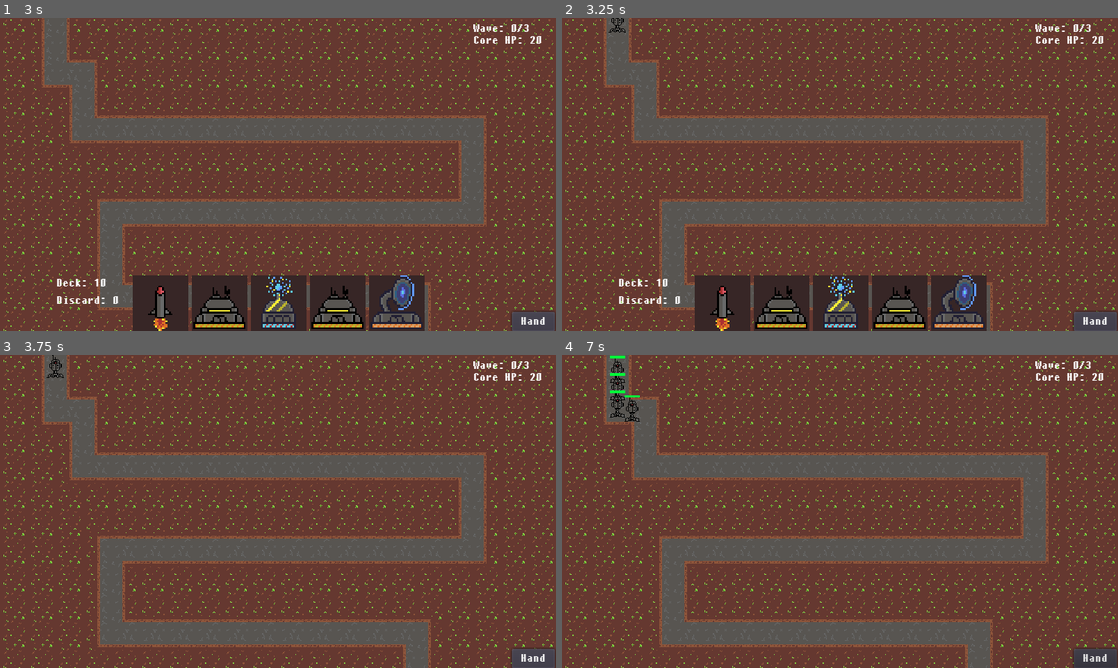
Above: before the commit, frames 1-4 (two rows, left to right).
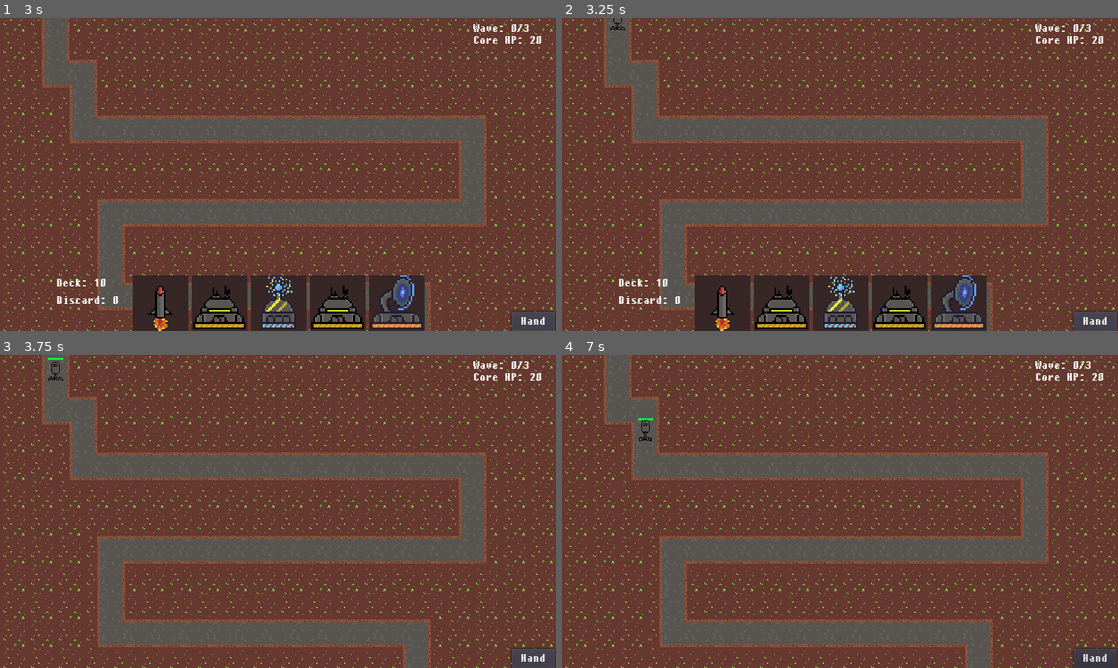
Above: after the commit, the same moments.

Repository: TylerPelaez/TowerCard
Game: Godot game, scene res://Menu/Menu.tscn
The game is run twice, just before and just after one commit, with the same random seed, the same clock (stepped at 60 frames per second) and the same inputs. Sound files missing from this copy of the repository are replaced by a short silence.
Inputs (mouse positions are in pixels of both pictures, inside the frame that each line leads up to):
- Up to frame 1 (3 s): click "Start" at 0.5 s; click "Hand" at 1.25 s; click "Start Wave" at 2 s; click "Hand" at 2.75 s
- Up to frame 2 (3.25 s): no input
- Up to frame 3 (3.75 s): click "Hand" at 3.5 s
- Up to frame 4 (7 s): move the mouse to (962, 495) at 4.27 s; tap Space (start_wave, bound only before the commit) at 4.35, 5.3, 6.05, 6.6 s; click (962, 495) at 4.42 s; move the mouse to (728, 527) at 5.02 s; click (728, 527) at 5.1 s; move the mouse to (895, 442) at 5.77 s; tap R (rotate) at 5.85 s; click (895, 442) at 5.92 s; move the mouse to (812, 574) at 6.52 s; click (812, 574) at 6.67 s

Frame 1 is identical in both runs. In frame 2, less than 0.1% of the frame differs, in the area x 8-12%, y 0-5%; in frame 3, less than 0.1%; in frame 4, 0.4%, in the area x 8-17%, y 0-28%.

Commit message:
Card Reward Draft

Diff:
--- a/Enemies/LevelWaveConfigs.gd
+++ b/Enemies/LevelWaveConfigs.gd
@@ -13,7 +13,7 @@
 const DATA = {
 	LevelConfig.TestLevel: [
 		[
-			{Tank: 5},
+			{Basic: 1},
 		],
 		[
 			{Basic: 15}
--- /dev/null
+++ b/UI/CardReward.gd
@@ -0,0 +1,37 @@
+extends HBoxContainer
+
+signal show_tooltip(tooltip_text)
+signal hide_tooltip
+signal card_clicked(ui_card)
+
+const UICardScene: PackedScene = preload("res://Cards/UICard.tscn")
+
+var size_limit = 2
+
+func _ready():
+	pass
+
+func add_card(cardData: Card):
+	if get_child_count() >= size_limit:
+		return
+
+	var uiCard: UICard = UICardScene.instance()
+	add_child(uiCard)
+	uiCard.initialize(cardData)
+
+	uiCard.connect("show_tooltip", self, "_on_ShowTooltip")
+	uiCard.connect("hide_tooltip", self, "_on_HideTooltip")
+	uiCard.connect("clicked", self, "_on_CardClicked")
+
+func clear():
+	for child in get_children():
+		child.queue_free()
+
+func _on_ShowTooltip(tooltip_text):
+	emit_signal("show_tooltip", tooltip_text)
+
+func _on_HideTooltip():
+	emit_signal("hide_tooltip")
+
+func _on_CardClicked(uiCard: UICard) -> void:
+	emit_signal("card_clicked", uiCard)
--- /dev/null
+++ b/UI/CardReward.tscn
@@ -0,0 +1,15 @@
+[gd_scene load_steps=2 format=2]
+
+[ext_resource path="res://UI/CardReward.gd" type="Script" id=1]
+
+[node name="CardReward" type="HBoxContainer"]
+margin_right = 132.0
+margin_bottom = 64.0
+grow_horizontal = 2
+grow_vertical = 2
+size_flags_horizontal = 0
+size_flags_vertical = 0
+script = ExtResource( 1 )
+__meta__ = {
+"_edit_use_anchors_": false
+}
--- /dev/null
+++ b/UI/CardRewardScreen.gd
@@ -0,0 +1,40 @@
+extends Control
+
+signal show_tooltip(tooltip_text)
+signal hide_tooltip
+signal card_clicked(ui_card)
+
+onready var cardReward = $CardReward
+onready var label = $Label
+
+func _ready():
+	hide()
+
+func show() -> void:
+	visible = true
+	mouse_filter = MOUSE_FILTER_STOP
+	cardReward.visible = true
+	cardReward.mouse_filter = MOUSE_FILTER_STOP
+	label.visible = true
+
+	for i in range(cardReward.size_limit):
+		var randomChoice = randi() % CardsDatabase.DATA.keys().size()
+		var cardToAdd = CardsDatabase.create_card_from_data(CardsDatabase.DATA[randomChoice])
+		cardReward.add_card(cardToAdd)
+
+func hide() -> void:
+	visible = false
+	label.visible = false
+	mouse_filter = MOUSE_FILTER_IGNORE
+	cardReward.visible = false
+	cardReward.mouse_filter = MOUSE_FILTER_IGNORE
+	cardReward.clear()
+
+func _on_CardReward_card_clicked(ui_card: UICard):
+	emit_signal("card_clicked", ui_card)
+
+func _on_CardReward_hide_tooltip():
+	emit_signal("hide_tooltip")
+
+func _on_CardReward_show_tooltip(tooltip_text):
+	emit_signal("show_tooltip", tooltip_text)
--- /dev/null
+++ b/UI/CardRewardScreen.tscn
@@ -0,0 +1,41 @@
+[gd_scene load_steps=4 format=2]
+
+[ext_resource path="res://UI/CardRewardScreen.gd" type="Script" id=1]
+[ext_resource path="res://UI/CardReward.tscn" type="PackedScene" id=2]
+[ext_resource path="res://UI/FontTheme.tres" type="Theme" id=3]
+
+[node name="CardRewardScreen" type="Control"]
+margin_right = 640.0
+margin_bottom = 360.0
+mouse_filter = 2
+size_flags_horizontal = 0
+size_flags_vertical = 0
+script = ExtResource( 1 )
+
+[node name="Label" type="Label" parent="."]
+visible = false
+anchor_left = 0.5
+anchor_top = 0.5
+anchor_right = 0.5
+anchor_bottom = 0.5
+margin_left = -49.0
+margin_top = -66.0
+margin_right = 49.0
+margin_bottom = -75.0
+theme = ExtResource( 3 )
+text = "CHOOSE REWARD:"
+
+[node name="CardReward" parent="." instance=ExtResource( 2 )]
+visible = false
+anchor_left = 0.5
+anchor_top = 0.5
+anchor_right = 0.5
+anchor_bottom = 0.5
+margin_left = -66.0
+margin_top = -32.0
+margin_right = 66.0
+margin_bottom = 32.0
+mouse_filter = 2
+[connection signal="card_clicked" from="CardReward" to="." method="_on_CardReward_card_clicked"]
+[connection signal="hide_tooltip" from="CardReward" to="." method="_on_CardReward_hide_tooltip"]
+[connection signal="show_tooltip" from="CardReward" to="." method="_on_CardReward_show_tooltip"]
--- a/UI/UI.gd
+++ b/UI/UI.gd
@@ -5,6 +5,9 @@
 onready var tooltip = $Tooltip
 onready var cardsInDeck = $CardsInDeck
 onready var cardsInDiscard = $CardsInDiscard
+onready var startWave = $StartWave
+onready var waveNumber = $WaveNumber
+onready var cardRewardScreen = $CardRewardScreen
 
 var player_controller
 var selected_card
@@ -62,10 +65,17 @@
 	handButton.mouse_filter = MOUSE_FILTER_PASS
 	_on_HideTooltip()
 
-func end_wave() -> void:
+func start_wave():
+	startWave.visible = false
+
+func end_wave(current_wave: int, total_waves: int) -> void:
+	waveNumber.text = "Wave: " + str(current_wave) + "/" + str(total_waves)
+
 	if selected_card != null:
 		player_controller.cancel_card_play()
-	hand.draw_new_hand()
+	hide_hand_ui()
+	cardRewardScreen.show()
+
 
 func _on_StartWave_pressed():
 	emit_signal("start_wave")
@@ -81,3 +91,12 @@
 	cardsInDiscard.visible = true
 	hand.visible = true
 	hand.mouse_filter = Control.MOUSE_FILTER_PASS
+
+
+func _on_CardRewardScreen_card_clicked(ui_card: UICard):
+	Deck.discardCard(ui_card.card_data)
+
+	startWave.visible = true
+	cardRewardScreen.hide()
+	hand.draw_new_hand()
+	show_hand_ui()
--- a/UI/UI.tscn
+++ b/UI/UI.tscn
@@ -6,6 +6,7 @@
 [ext_resource path="res://UI/Tooltip.gd" type="Script" id=4]
 [ext_resource path="res://UI/UI.gd" type="Script" id=5]
 [ext_resource path="res://chary___.ttf" type="DynamicFontData" id=6]
+[ext_resource path="res://UI/CardRewardScreen.tscn" type="PackedScene" id=7]
 
 [sub_resource type="DynamicFont" id=1]
 font_data = ExtResource( 6 )
@@ -79,6 +80,9 @@
 margin_right = 351.0
 margin_bottom = 174.5
 text = "Start Wave"
+__meta__ = {
+"_edit_use_anchors_": false
+}
 
 [node name="WaveNumber" type="Label" parent="."]
 margin_left = 544.0
@@ -99,7 +103,12 @@
 __meta__ = {
 "_edit_use_anchors_": false
 }
+
+[node name="CardRewardScreen" parent="." instance=ExtResource( 7 )]
+[connection signal="pressed" from="HandButton" to="CardsInDeck" method="_on_HandButton_pressed"]
+[connection signal="pressed" from="HandButton" to="CardsInDiscard" method="_on_HandButton_pressed"]
 [connection signal="pressed" from="HandButton" to="Hand" method="_on_HandButton_pressed"]
-[connection signal="pressed" from="HandButton" to="CardsInDiscard" method="_on_HandButton_pressed"]
-[connection signal="pressed" from="HandButton" to="CardsInDeck" method="_on_HandButton_pressed"]
 [connection signal="pressed" from="StartWave" to="." method="_on_StartWave_pressed"]
+[connection signal="card_clicked" from="CardRewardScreen" to="." method="_on_CardRewardScreen_card_clicked"]
+[connection signal="hide_tooltip" from="CardRewardScreen" to="." method="_on_HideTooltip"]
+[connection signal="show_tooltip" from="CardRewardScreen" to="." method="_on_ShowTooltip"]
--- a/World/Level.gd
+++ b/World/Level.gd
@@ -31,7 +31,6 @@
 	total_waves = enemySpawnController.get_wave_count()
 	ui.set_player_controller(playerController)
 
-	$UI/StartWave.visible = true
 	ui.connect("start_wave", self, "_start_wave")
 
 	$UI/WaveNumber.text = "Wave: " + str(current_wave) + "/" + str(total_waves)
@@ -40,12 +39,10 @@
 	$UI/CoreHP.text = "Core HP: " + str(core_health)
 
 	if all_enemies_killed && enemies_done_spawning:
-		ui.end_wave()
+		ui.end_wave(current_wave, total_waves)
 		wave_active = false
 		all_enemies_killed = false
 		enemies_done_spawning = false
-		$UI/StartWave.visible = true
-		$UI/WaveNumber.text = "Wave: " + str(current_wave) + "/" + str(total_waves)
 		print("WAVE COMPLETE")
 		if current_wave == total_waves:
 			# LOAD NEXT LEVEL HERE
@@ -58,7 +55,7 @@
 		_start_wave()
 
 func _start_wave() -> void:
-	$UI/StartWave.visible = false
+	ui.start_wave()
 	current_wave += 1
 	enemySpawnController.start_wave(current_wave)
 	wave_active = true
--- a/project.godot
+++ b/project.godot
@@ -187,11 +187,6 @@
 "events": [ Object(InputEventMouseButton,"resource_local_to_scene":false,"resource_name":"","device":0,"alt":false,"shi …(212 unchanged characters)…
  ]
 }
-start_wave={
-"deadzone": 0.5,
-"events": [ Object(InputEventKey,"resource_local_to_scene":false,"resource_name":"","device":0,"alt":false,"shift":false,"control":false,"meta":false,"command":false,"pressed":false,"scancode":32,"unicode":0,"echo":false,"script":null)
- ]
-}
 rotate={
 "deadzone": 0.5,
 "events": [ Object(InputEventKey,"resource_local_to_scene":false,"resource_name":"","device":0,"alt":false,"shift":false,"control":false,"meta":false,"command":false,"pressed":false,"scancode":82,"unicode":0,"echo":false,"script":null)
Not shown: 1 places in UI/UI.tscn that only renumber resources
